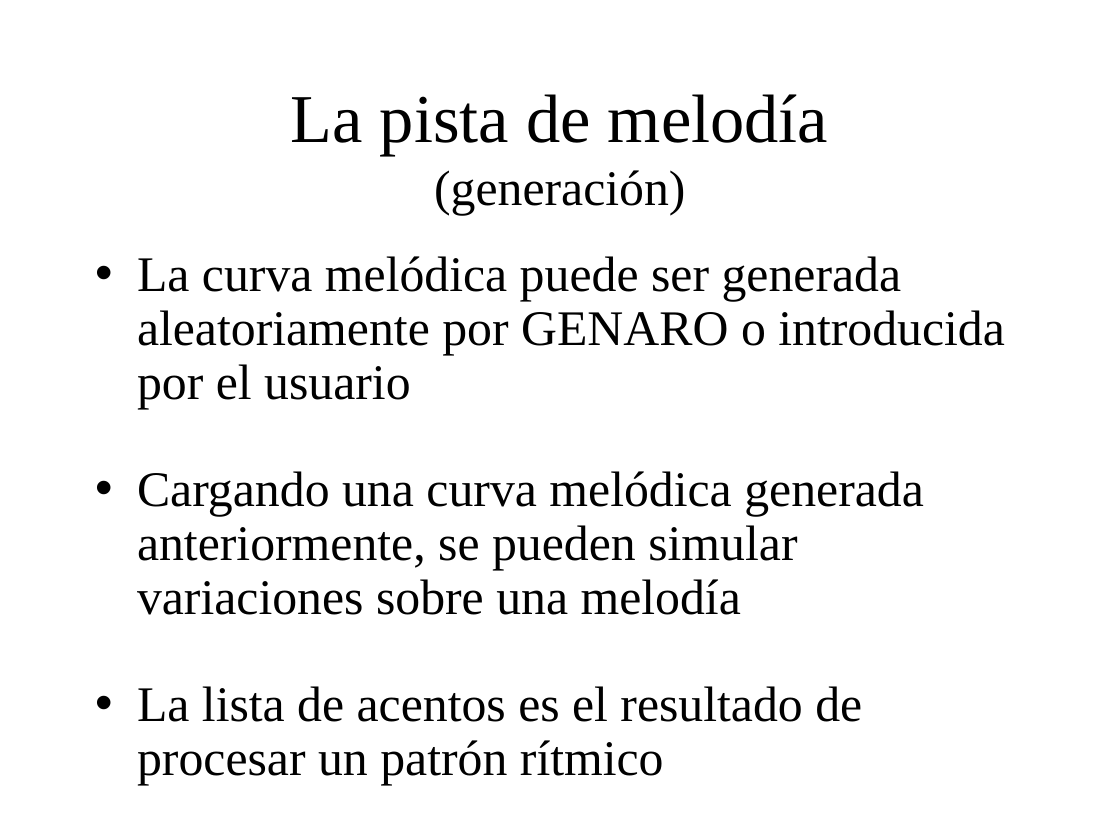
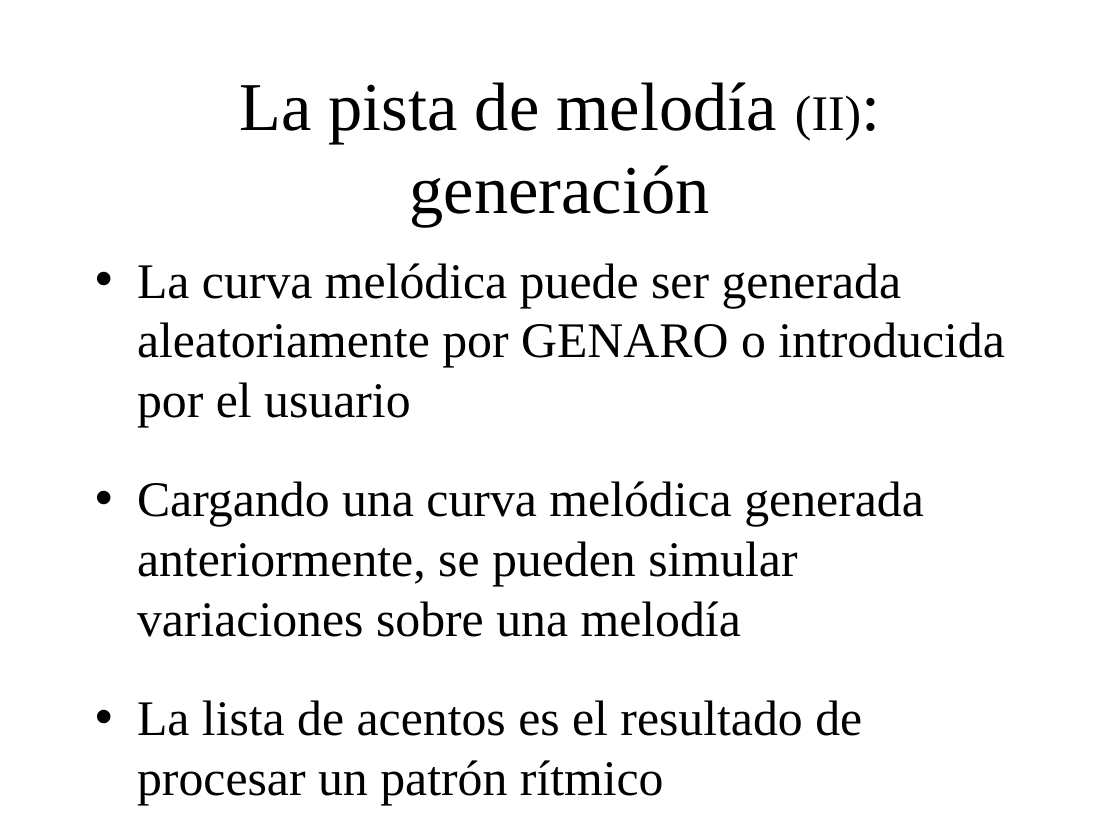
Before and after one commit to BackupTheBerlios/genaro, a slide deck: slide 28 of Documentos/MemoriaSSII/presentacion_proyecto.ppt (slide 23 before the commit). Drawn at 1120x840 pixels with LibreOffice and Linux fonts; fonts in the diff are those of the drawing; background and template pictures are left out. Boxes give left, top, right and bottom in pixels: in the first picture for what was removed or moved away, otherwise in the second. Text is boxed around its words. In the diff, an @@ line names an element or a change of style, - is before the commit and + after.

```diff
--- a/Documentos/MemoriaSSII/presentacion_proyecto.ppt
+++ b/Documentos/MemoriaSSII/presentacion_proyecto.ppt
@@ title at [240,82,861,226]: text changed @@
-La pista de melodía
-(generación)
+La pista de melodía (II):
+generación
@@ text "La curva melódica puede ser ..." at [137,263,1005,805]: line spacing 0.9 to 1 @@
```
Also in this commit, not shown: 19 other slides changed, 10 slides added, 1 slide removed.
